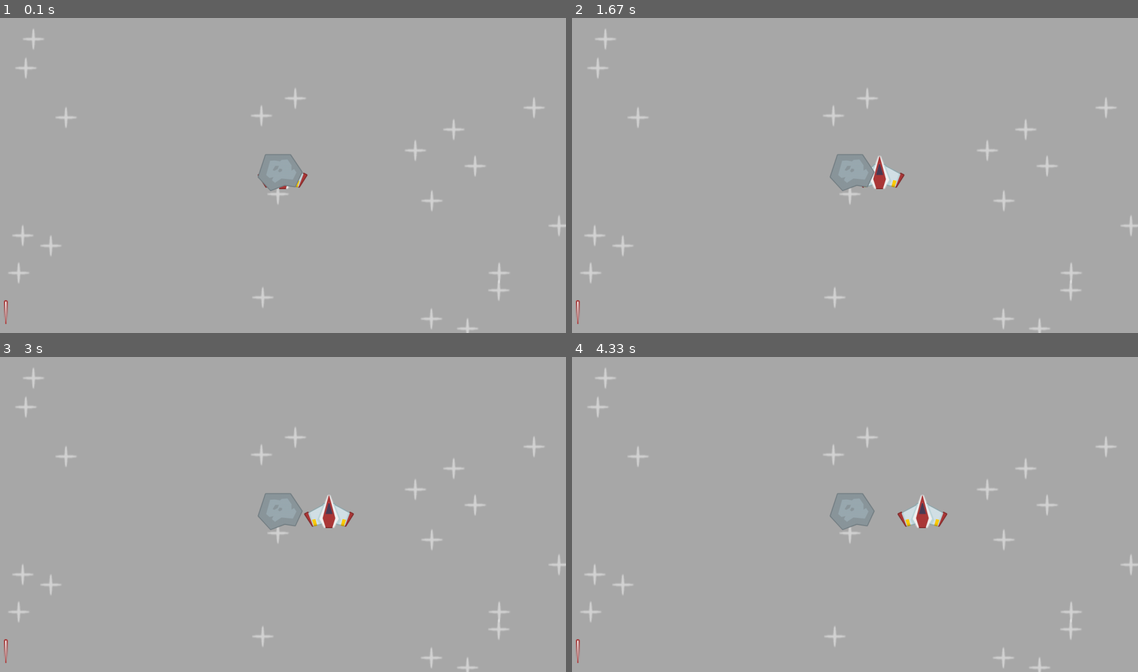
Above: before the commit, frames 1-4 (two rows, left to right).
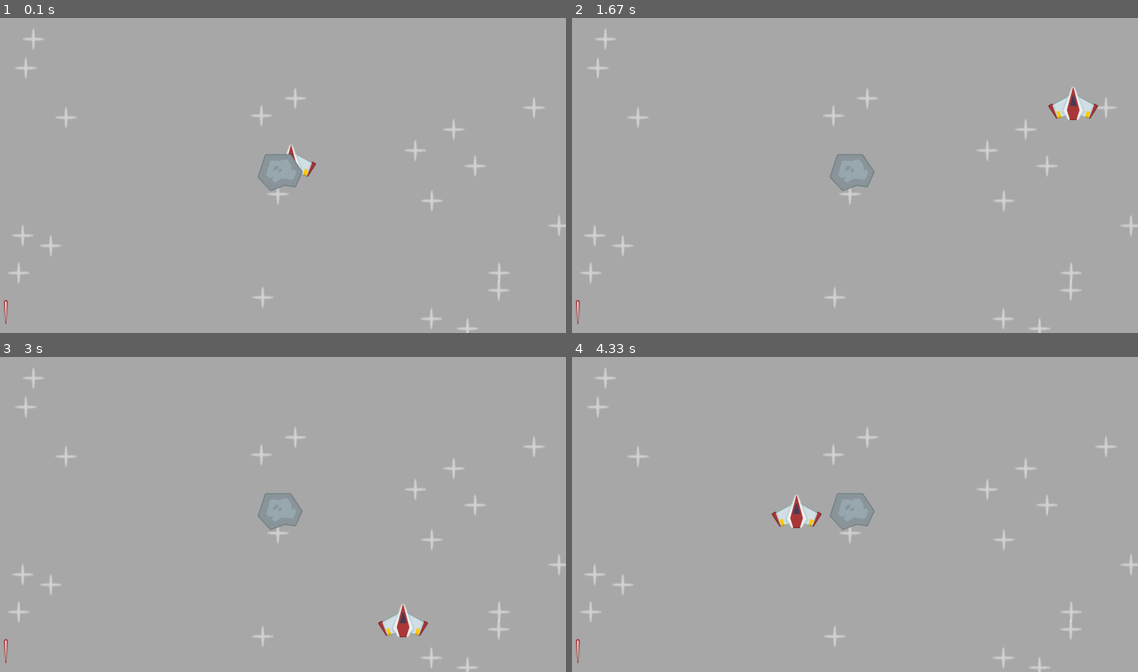
Above: after the commit, the same moments.

Repository: mrinmoy-hex/Pygame_Projects
Game: pygame game, started from main.py
Same seed, same stepped clock (60 frames per second), same inputs: the game is played once before the commit and once after it.
Inputs:
- Up to frame 1 (0.1 s): no input
- Up to frame 2 (1.67 s): no input
- Up to frame 3 (3 s): no input
- Up to frame 4 (4.33 s): no input

The runs differ from the first frame. In frame 1, 0.2% of the frame differs, in the area x 45-56%, y 40-55%; in frame 2, 0.8%; in frame 3, 1.0%, in the area x 53-76%, y 43-89%; in frame 4, 1.0%.

Commit message:
Added vector mechanics and fixed independent of fps by delta time

Diff:
--- a/main.py
+++ b/main.py
@@ -7,6 +7,7 @@
 pygame.init()
 WIDTH = 1280
 HEIGHT = 720
+clock = pygame.time.Clock() # used for setting frame rate
 
 screen = pygame.display.set_mode((WIDTH, HEIGHT))
 pygame.display.set_caption("Space Shooter")
@@ -18,7 +19,9 @@
 # importing an image
 player = pygame.image.load("images/player.png").convert_alpha()
 player_rect = player.get_frect(center = (WIDTH / 2, HEIGHT /2))
-player_dir = 1
+player_dir = pygame.math.Vector2(1, -1)
+# print(player_dir)
+player_speed = 300
 
 stars = pygame.image.load(join("images", "star.png")).convert_alpha()
 
@@ -31,6 +34,7 @@
 star_pos = [(random.randint(2, WIDTH - 23), random.randint(2, HEIGHT - 23)) for _ in range(20)]
 
 while True:
+    dt = clock.tick(120) / 1000    # delta time
     for event in pygame.event.get():
         if event.type == pygame.QUIT:
             pygame.quit()
@@ -43,13 +47,16 @@
     for pos in star_pos:
         screen.blit(stars, pos)
 
+    screen.blit(player, player_rect)
+    # player_rect.x += 50
+    # player_rect.y -= 50
 
-    screen.blit(player, player_rect)
-    player_rect.x += player_dir * 0.6
+    if player_rect.top < 0 or player_rect.bottom > HEIGHT:
+        player_dir.y *= -1
     if player_rect.right > WIDTH or player_rect.left < 0:
-        player_dir *= -1
+        player_dir.x *= -1
 
-
+    player_rect.center += player_dir * player_speed * dt
     screen.blit(lazer, lazer_rect)
     screen.blit(meteor, meteor_rect)
 
Binary file added: images/Screenshot_20240903_194201.png
Binary file added: images/Screenshot_20240903_200415.png
Binary file added: images/delta_time.png
